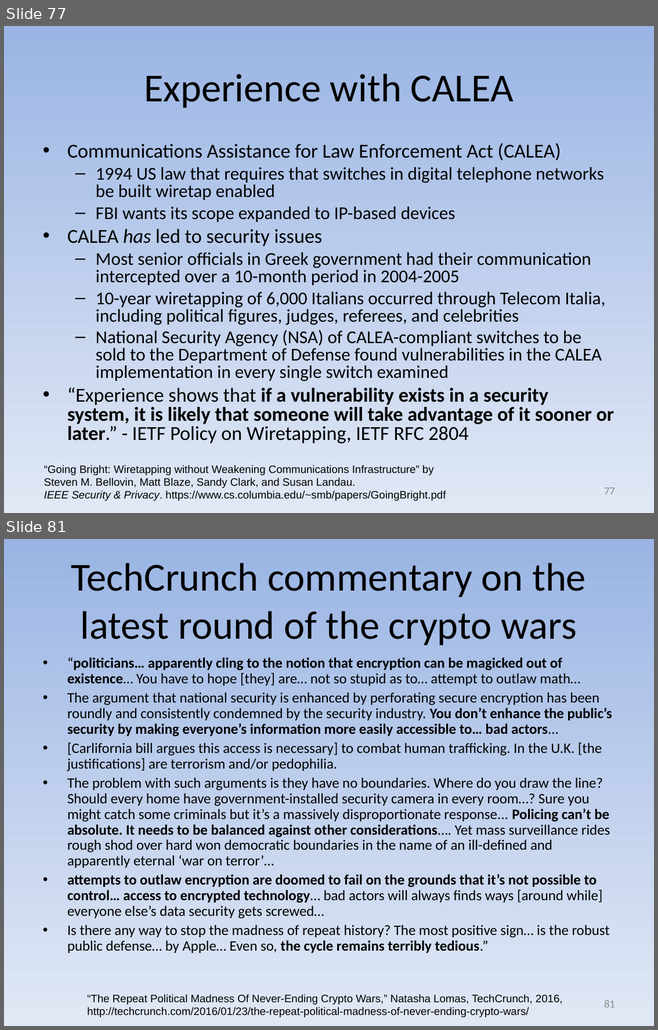
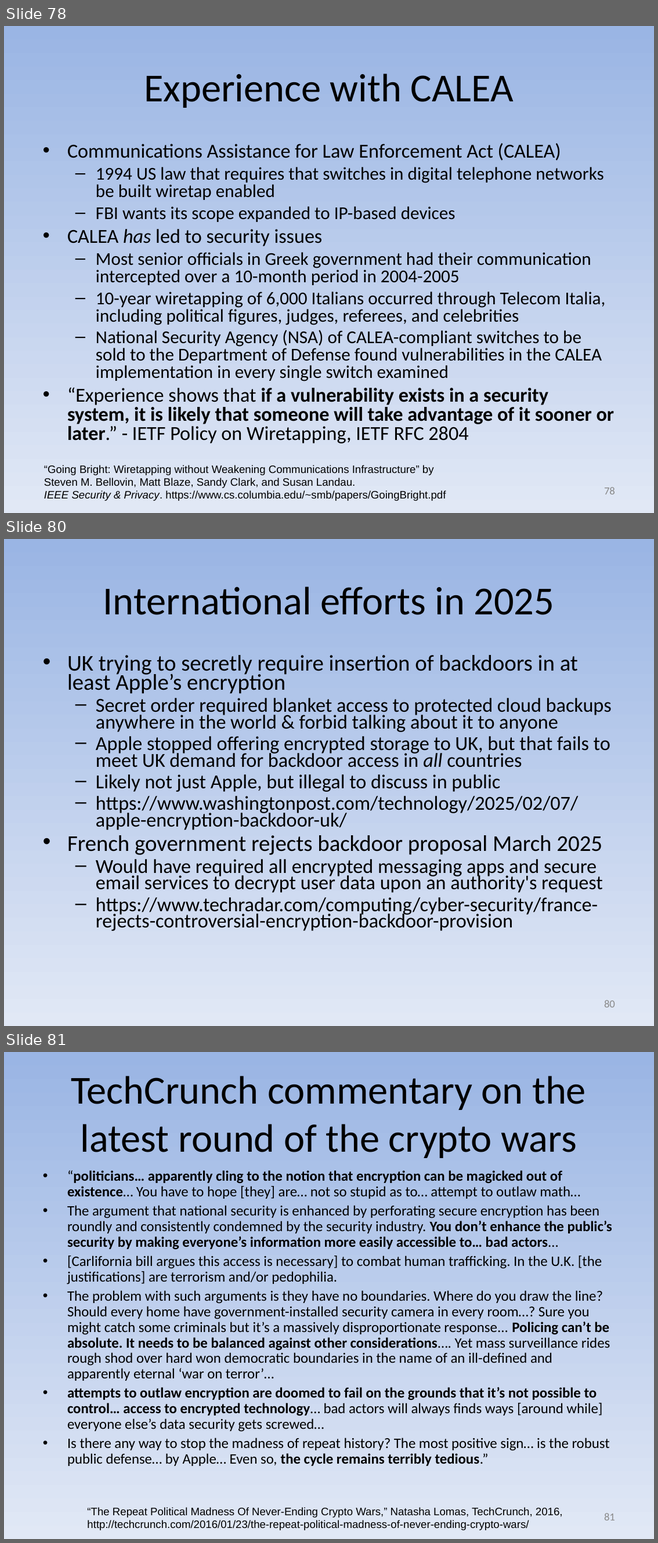
Before and after one commit to david-a-wheeler/david-a-wheeler.github.io, a slide deck: secure-class/presentations/Secure-Software-7-Cryptography.ppt. Shown one above the other, each under a label of ours: slides 77 and 81 before the commit, slides 78, 80 and 81 after it; the slides between them are not shown. The pictures are 658x1030 and 658x1543 pixels, drawn with LibreOffice and Linux fonts; fonts in the diff are those of the drawing. Boxes give left, top, right and bottom in pixels: in the first picture for what was removed or moved away, otherwise in the second. Text is boxed around its words. In the diff, an @@ line names an element or a change of style, - is before the commit and + after.

```diff
--- a/secure-class/presentations/Secure-Software-7-Cryptography.ppt
+++ b/secure-class/presentations/Secure-Software-7-Cryptography.ppt
@@ slide 80 added at (4,539,654,1026), background gradient #9AB5E4 to #E1E8F5 @@
@@ title added at (103,587,554,615), 44 pt, text #000000 @@
+International efforts in 2025
@@ text added at (67,655,611,931), 22 pt, text #000000 @@
+• UK trying to secretly require insertion of backdoors in at least Apple’s encryption
+  – Secret order required blanket access to protected cloud backups anywhere in the world & forbid talking about it to anyone
+  – Apple stopped offering encrypted storage to UK, but that fails to meet UK demand for backdoor access in all countries
+  – Likely not just Apple, but illegal to discuss in public
+  – https://www.washingtonpost.com/technology/2025/02/07/apple-encryption-backdoor-uk/
+• French government rejects backdoor proposal March 2025
+  – Would have required all encrypted messaging apps and secure email services to decrypt user data upon an authority's request
+  – https://www.techradar.com/computing/cyber-security/france-rejects-controversial-encryption-backdoor-provision
@@ page number added at (604,1000,615,1008), 12 pt, text #898989 @@
+80
@@ what was slide 77 is now slide 78 @@
@@ page number at (604,487,615,495): text changed @@
-77
+78
```
Also in this commit, not shown: 7 slides changed.
